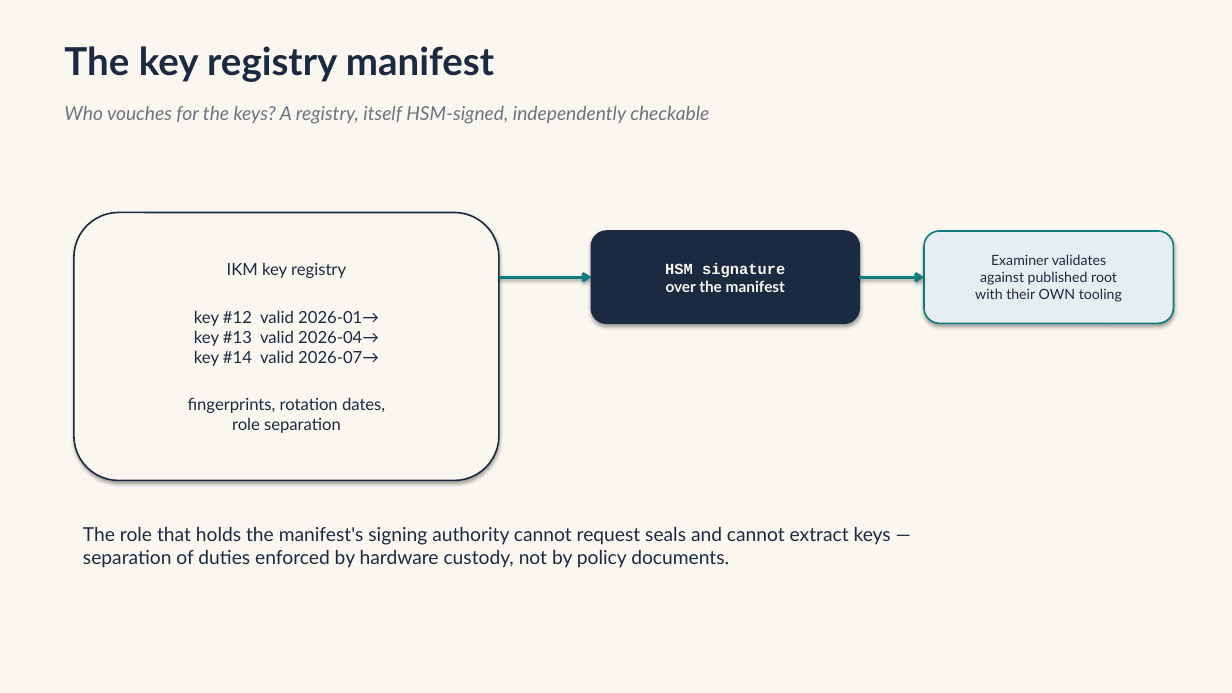
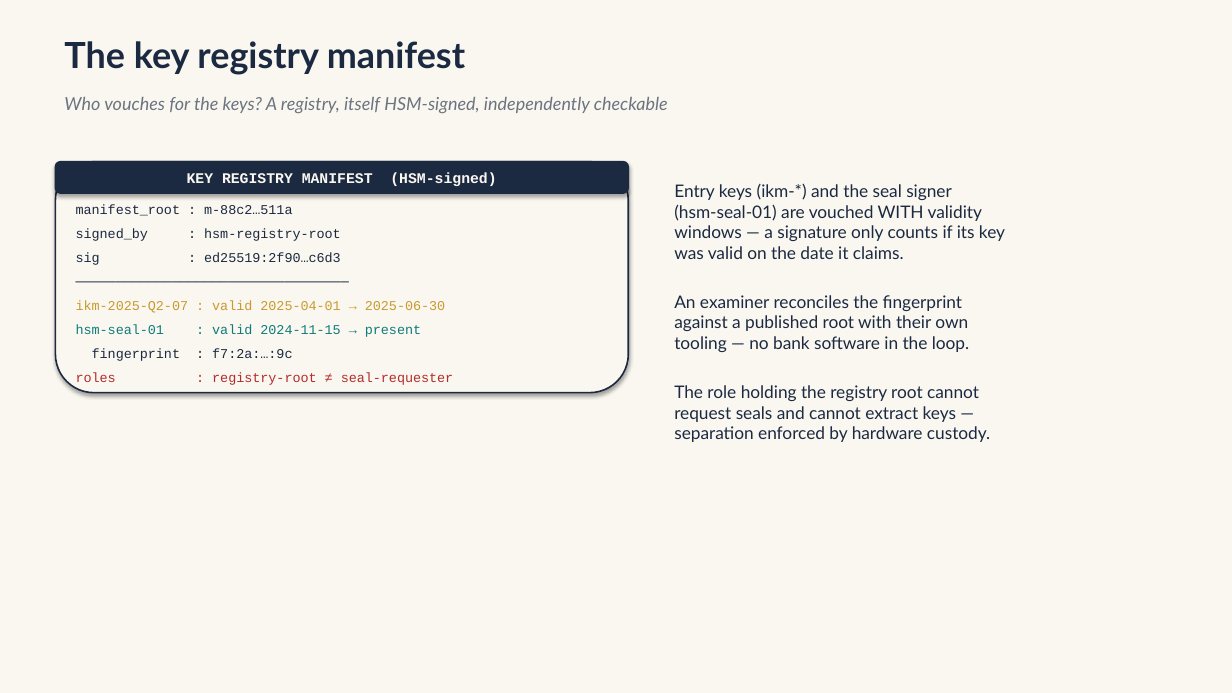
Before and after one commit to mmpworks/Herald.Documentation, a slide deck: slide 6 of diagrams/compliance/merkle-seal-chain.pptx. Drawn at 1232x693 pixels with LibreOffice and Linux fonts; fonts in the diff are those of the drawing. Boxes give left, top, right and bottom in pixels: in the first picture for what was removed or moved away, otherwise in the second. Text is boxed around its words. In the diff, an @@ line names an element or a change of style, - is before the commit and + after.

Commit message:
docs: merkle-seal-chain deck v2 - full data structures
Rebuilt with record-level structs sharing the walk-deck's example data (entries 0410-0412, root 6a3f...d208, seal S-2025-05-23, manifest key windows) so the two decks cross-reference. Tamper cascade now traces concrete field values.

```diff
--- a/diagrams/compliance/merkle-seal-chain.pptx
+++ b/diagrams/compliance/merkle-seal-chain.pptx
@@ text "The key registry manifest" at bbox=[64, 41, 465, 75]: size 30 to 28 pt @@
@@ text "Who vouches for the keys? ...": place and size @@
-text "Who vouches for the keys? ..." at bbox=[64, 106, 709, 124]
+text "Who vouches for the keys? ..." at bbox=[64, 97, 668, 113]
@@ text "Who vouches for the keys? ..." at bbox=[64, 97, 668, 113]: size 15 to 14 pt @@
@@ rounded rectangle "KEY REGISTRY MANIFEST (HSM-signed)": place and size @@
-rounded rectangle "KEY REGISTRY MANIFEST (HSM-signed)" at bbox=[592, 231, 860, 323]
+rounded rectangle "KEY REGISTRY MANIFEST (HSM-signed)" at bbox=[55, 162, 628, 193]
@@ rounded rectangle: place and size @@
-rounded rectangle at bbox=[74, 213, 499, 481]
+rounded rectangle at bbox=[55, 162, 628, 393]
@@ text in rounded rectangle at bbox=[187, 172, 496, 186]: text changed; size 12 to 11.5 pt; font Lato to Courier New @@
-HSM signature
-over the manifest
+KEY REGISTRY MANIFEST (HSM-signed)
@@ text added at bbox=[76, 205, 292, 216], 10.5 pt, text #1B2A41 @@
+manifest_root : m-88c2…511a
@@ text added at bbox=[674, 183, 1005, 442], 13.5 pt, text #1B2A41 @@
+Entry keys (ikm-*) and the seal signer
+(hsm-seal-01) are vouched WITH validity
+windows — a signature only counts if its key
+was valid on the date it claims.
+An examiner reconciles the fingerprint
+against a published root with their own
+tooling — no bank software in the loop.
+The role holding the registry root cannot
+request seals and cannot extract keys —
+separation enforced by hardware custody.
@@ text added at bbox=[76, 229, 341, 241], 10.5 pt, text #1B2A41 @@
+signed_by : hsm-registry-root
@@ rounded rectangle removed at bbox=[924, 231, 1174, 323] @@
-Examiner validates
-against published root
-with their OWN tooling
@@ text added at bbox=[67, 269, 621, 293], 10.5 pt, text #1B2A41 @@
+──────────────────────────────────
@@ text added at bbox=[76, 253, 341, 265], 10.5 pt, text #1B2A41 @@
+sig : ed25519:2f90…c6d3
@@ text in rounded rectangle at bbox=[188, 262, 385, 433]: text removed @@
-IKM key registry
-key #12 valid 2026-01→
-key #13 valid 2026-04→
-key #14 valid 2026-07→
-fingerprints, rotation dates,
-role separation
@@ arrow removed from (499, 277) to (592, 277) @@
@@ arrow removed from (860, 277) to (924, 277) @@
@@ text added at bbox=[76, 301, 445, 313], 10.5 pt, text #C99A2E @@
+ikm-2025-Q2-07 : valid 2025-04-01 → 2025-06-30
@@ text added at bbox=[76, 325, 421, 337], 10.5 pt, text #0E7C7B @@
+hsm-seal-01 : valid 2024-11-15 → present
@@ text added at bbox=[92, 349, 292, 361], 10.5 pt, text #1B2A41 @@
+fingerprint : f7:2a:…:9c
@@ text added at bbox=[76, 373, 454, 385], 10.5 pt, text #B32D2D @@
+roles : registry-root ≠ seal-requester
@@ text removed at bbox=[83, 527, 891, 568] @@
-The role that holds the manifest's signing authority cannot request seals and cannot extract keys —
-separation of duties enforced by hardware custody, not by policy documents.
```
Also in this commit, not shown: 7 other slides changed, 1 slide added, 1 slide removed.
